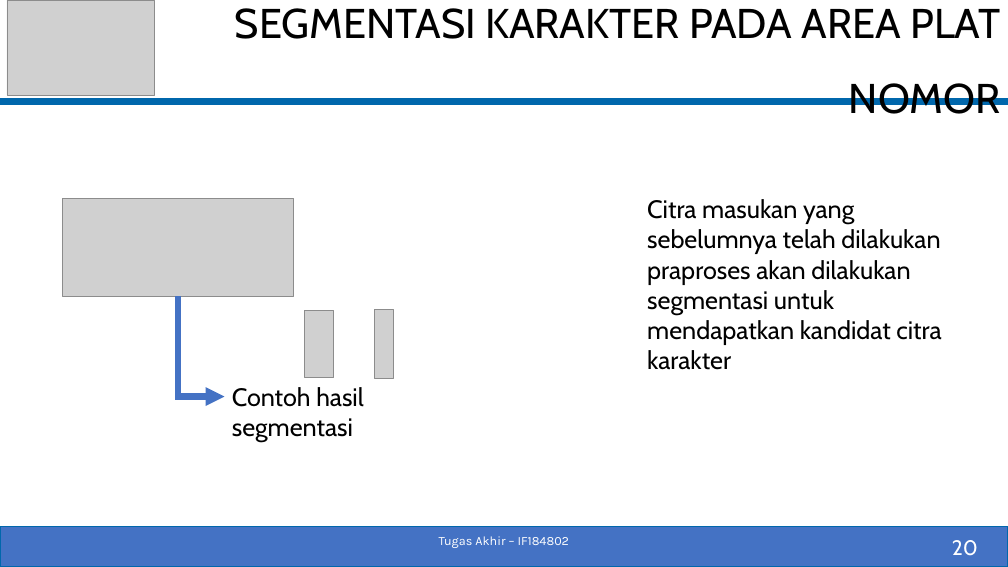
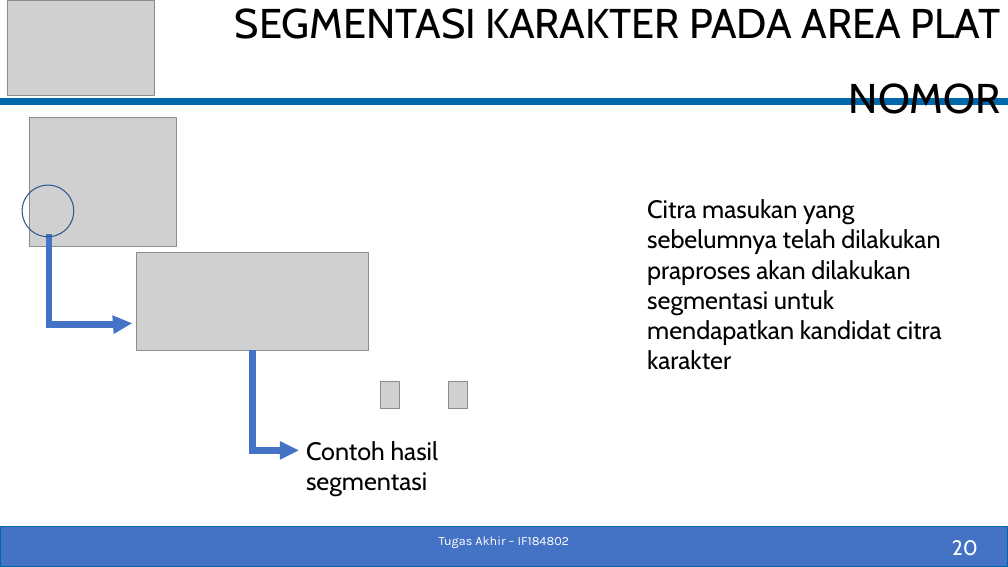
Before and after one commit to fenezema/Tugas-Akhir, a slide deck: slide 20 of Dokumen/05111540000055-Pradipta-Baskara-Slide_TA.pptx. Drawn at 1008x567 pixels with LibreOffice and Linux fonts; fonts in the diff are those of the drawing; grey boxes stand for pictures. Boxes give left, top, right and bottom in pixels: in the first picture for what was removed or moved away, otherwise in the second. Text is boxed around its words. In the diff, an @@ line names an element or a change of style, - is before the commit and + after.

```diff
--- a/Dokumen/05111540000055-Pradipta-Baskara-Slide_TA.pptx
+++ b/Dokumen/05111540000055-Pradipta-Baskara-Slide_TA.pptx
@@ picture added at (x1=29, y1=118, x2=176, y2=247) @@
@@ ellipse added at (x1=22, y1=185, x2=73, y2=237), outline #325491 1 pt @@
@@ elbow arrow added from (49, 234) to (132, 324), #4472C4 6 pt @@
@@ 1 picture, 1 text, 1 elbow arrow moved together from (x1=63, y1=199, x2=363, y2=442) to (x1=137, y1=253, x2=438, y2=496) @@
@@ picture resized from (x1=305, y1=311, x2=333, y2=378) to (x1=381, y1=382, x2=400, y2=409) @@
@@ picture resized from (x1=374, y1=309, x2=393, y2=378) to (x1=448, y1=382, x2=467, y2=409) @@
```
Also in this commit, not shown: 7 other slides changed, 2 slides added, 3 other files.
